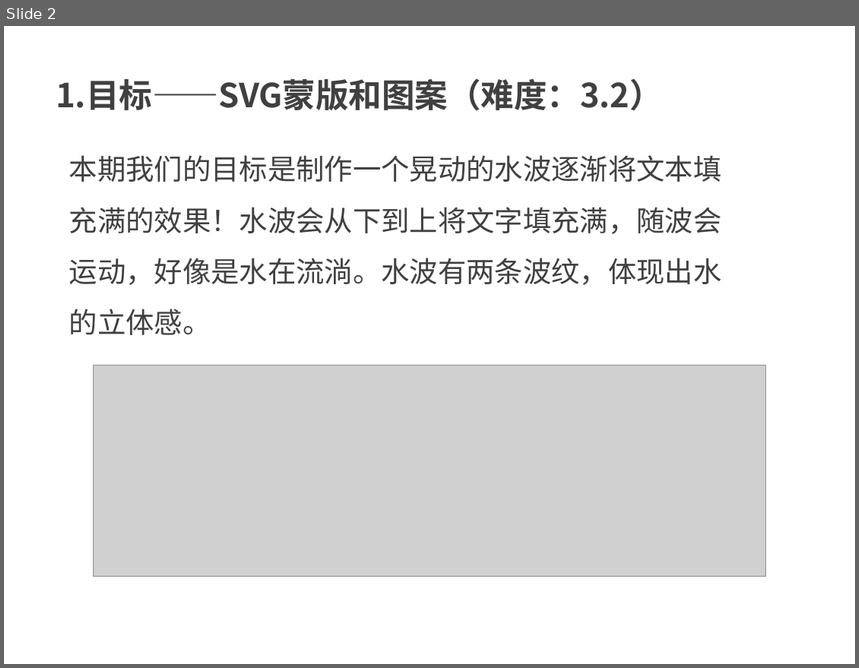
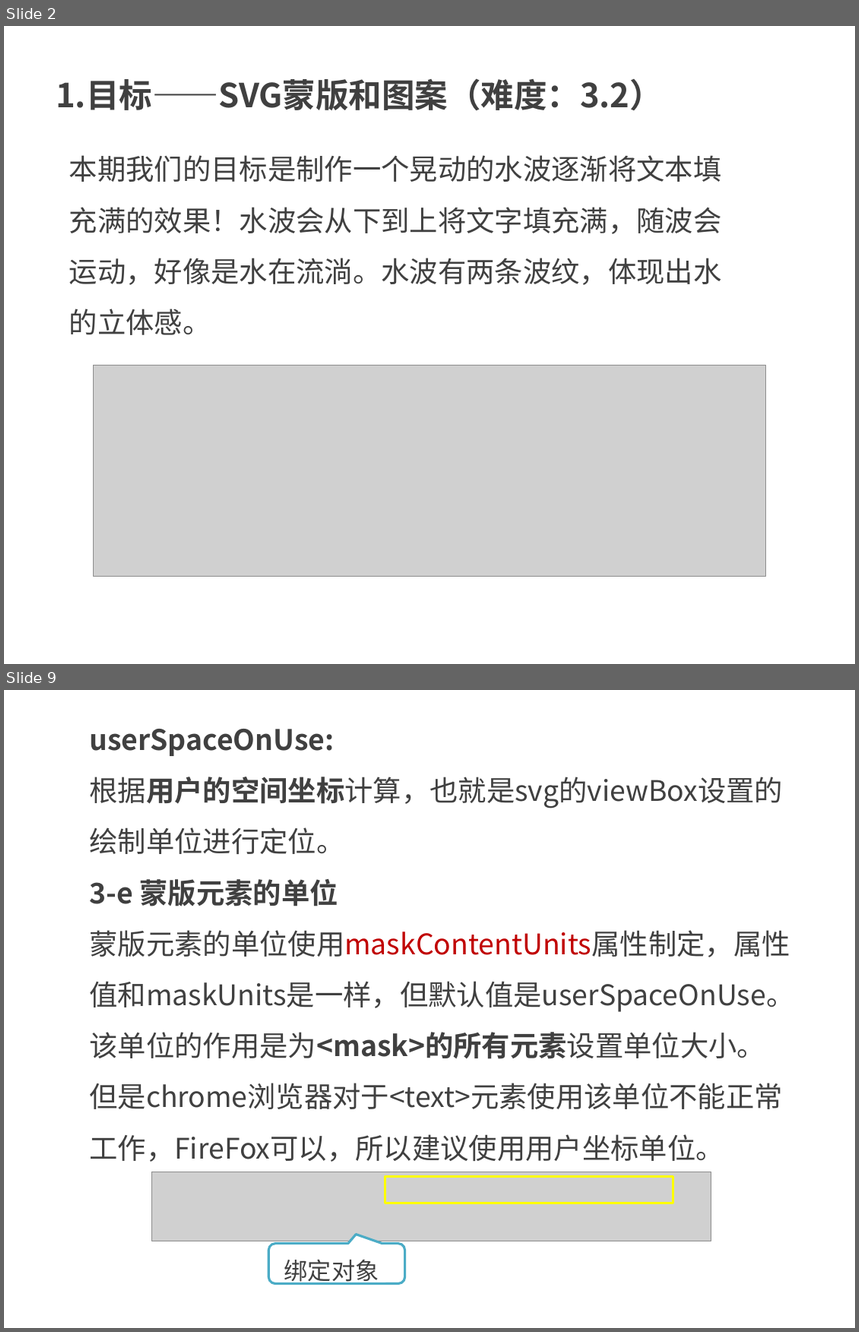
Before and after one commit to kong66/webAni, a slide deck: 11-text-mask-pattern-ani/text-mask-and-pattern.pptx. Shown one above the other, each under a label of ours: slide 2 before the commit, slides 2 and 9 after it; the slides between them are not shown. The pictures are 859x668 and 859x1332 pixels, drawn with LibreOffice and Linux fonts; fonts in the diff are those of the drawing; grey boxes stand for pictures. Boxes give left, top, right and bottom in pixels: in the first picture for what was removed or moved away, otherwise in the second. Text is boxed around its words. In the diff, an @@ line names an element or a change of style, - is before the commit and + after.

```diff
--- a/11-text-mask-pattern-ani/text-mask-and-pattern.pptx
+++ b/11-text-mask-pattern-ani/text-mask-and-pattern.pptx
@@ slide 9 added at [4,690,855,1328], background #FFFFFF @@
@@ text added at [89,729,794,1162], 24 pt, text #404040 @@
+userSpaceOnUse:
+根据用户的空间坐标计算，也就是svg的viewBox设置的绘制单位进行定位。
+3-e 蒙版元素的单位
+蒙版元素的单位使用maskContentUnits属性制定，属性值和maskUnits是一样，但默认值是userSpaceOnUse。
+该单位的作用是为<mask>的所有元素设置单位大小。
+但是chrome浏览器对于<text>元素使用该单位不能正常工作，FireFox可以，所以建议使用用户坐标单位。
@@ picture added at [151,1172,711,1241] @@
@@ rectangle added at [386,1177,674,1204], outline #FFFF00 2 pt @@
@@ rounded speech box added at [268,1244,405,1284], fill #FFFFFF, outline #4BACC6 2 pt, 20 pt, text #404040 @@
+绑定对象
```
Also in this commit, not shown: 2 slides changed, 21 other slides added, 12 slides removed, 4 other files.
